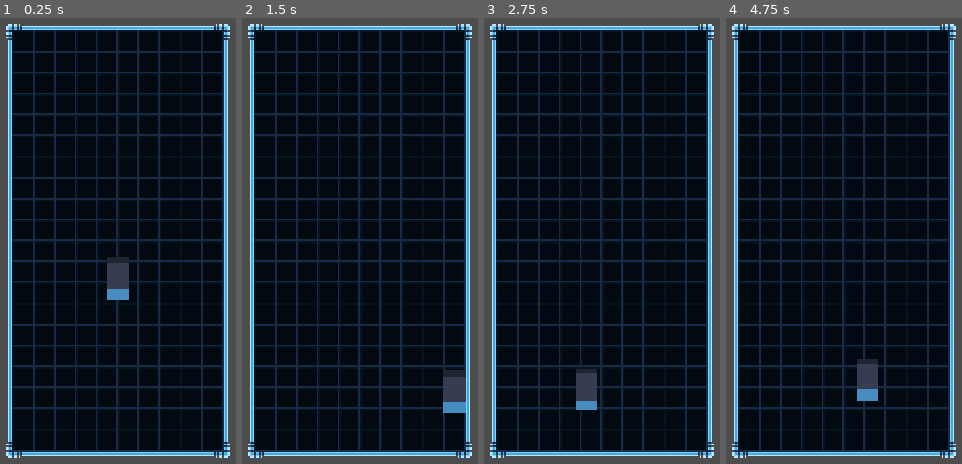
Above: before the commit, frames 1-4 (left to right).
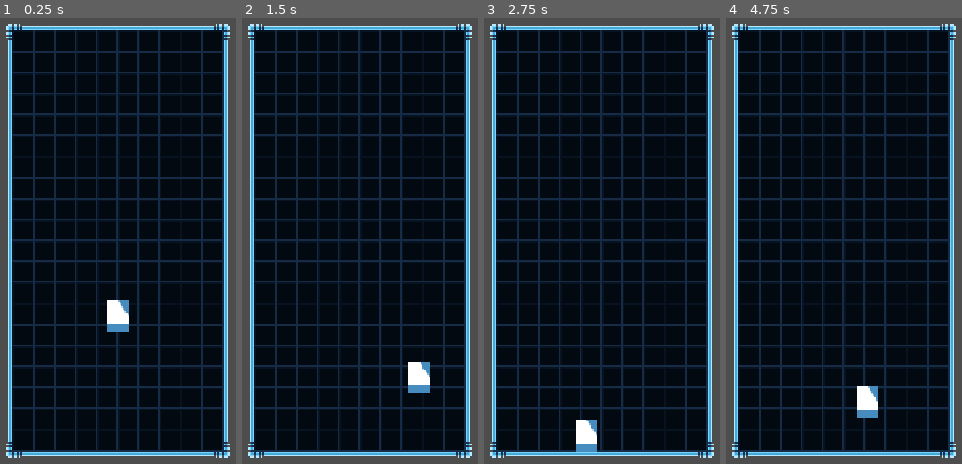
Above: after the commit, the same moments.

Repository: BaoQui/tetris-battler
Game: Godot game, scene res://Scenes/main_scene.tscn
Two runs of this game, one before a commit and one after it. Both use one fixed random seed, a clock stepped at 60 frames per second and the inputs below. The engine's default icon, where the game draws it, is replaced by a stand-in: a white triangle on a blue panel in a dark square.
Inputs:
- Up to frame 1 (0.25 s): no input
- Up to frame 2 (1.5 s): tap Enter (ui_accept) at 0.5 s; hold S (crouch, bound only after the commit) 0.53-1.28 s; hold D (player_right) from 0.53 s (still down); tap Space (player_jump) at 0.77, 0.8, 1.07, 1.35 s
- Up to frame 3 (2.75 s): tap Space (player_jump) at 1.52, 1.82, 2.3 s; tap S (crouch, bound only after the commit) at 1.55 s; release D (player_right) at 2.03 s; hold A (player_left) from 2.03 s (still down); hold S (crouch, bound only after the commit) from 2.03 s (still down)
- Up to frame 4 (4.75 s): release A (player_left) at 2.78 s; release S (crouch, bound only after the commit) at 2.78 s; hold D (player_right) 2.78-4.28 s; tap S (crouch, bound only after the commit) at 2.85, 4.35 s; tap Space (player_jump) at 3.02, 3.32, 4.52 s; hold Space (player_jump) 3.53-4.28 s; tap Enter (ui_accept) at 4.25 s; hold A (player_left) from 4.28 s (still down)

The runs differ from the first frame. In frame 1, 1.5% of the frame differs, in the area x 45-55%, y 53-71%; in frame 2, 1.6%, in the area x 70-95%, y 77-89%; in frame 3, 1.5%; in frame 4, 1.1%.

Commit message:
Wall Jump/ Movement Update

Diff:
--- a/player.gd
+++ b/player.gd
@@ -2,14 +2,36 @@
 
 
 const SPEED = 120
-const JUMP_VELOCITY = -275
+const JUMP_VELOCITY = -350
+@onready var coyote_timer: Timer = $CoyoteTimer
+@onready var input_buffer_timer: Timer = $InputBufferTimer
+
+#Jump Const and Variables
+var wall_jump_lock: float = 0.0
+const WALL_JUMP_LOCK_TIME: float = .18
+var wall_contact_coyote: float = 0.0
+const WALL_CONTACT_COYOTE_TIME: float = 0.2
+var look_dir_x: int = 1
+const WALL_JUMP_PUSH_FORCE: float = 250
+const VELOCITY_WEIGHT_X: float = .10
+var is_wall_sliding: bool = false
+const GRAVITY_NORMAl: float = 14.5
+const GRAVITY_WALL: float = 30
+const WALLJUMP_VELOCITY = -350
 
 
 func _physics_process(delta: float) -> void:
 	# Add the gravity.
 	if not is_on_floor():
+		var gravity = get_gravity()
 		velocity += get_gravity() * delta
-
+		if Input.is_action_pressed("player_jump") && velocity.y < 0:
+			if wall_jump_lock > 0.0:
+				velocity += gravity * .75 * delta
+			else:
+				velocity += gravity * .75 * delta
+		else:
+			velocity += gravity * delta
 	# Handle jump.
 	if Input.is_action_just_pressed("player_jump") and is_on_floor():
 		velocity.y = JUMP_VELOCITY
@@ -18,9 +40,65 @@
 	# As good practice, you should replace UI actions with custom gameplay actions.
 	var direction := Input.get_axis("player_left", "player_right")
 	#Movement Acceleration/Declea
-	if direction:
-		velocity.x = direction * SPEED
-	else:
-		velocity.x = move_toward(velocity.x, 0, SPEED)
+	_jump(delta, direction)
+	if wall_jump_lock <= 0.0:
+		if direction:
+			velocity.x = direction * SPEED
+		else:
+			velocity.x = move_toward(velocity.x, 0, SPEED)
 
 	move_and_slide()
+	wall_slide(delta)
+func _jump(delta, direction):
+		#When wall_jumping
+	if wall_jump_lock > 0.0:
+		wall_jump_lock -= delta
+		#Lerp(from, to weight) -> Current Velocity -> New Velocity -> Weight (For not snapping instantly to the new value but slowly: Game Feel)
+		velocity.x = lerp(velocity.x, direction * SPEED /2, VELOCITY_WEIGHT_X * 0.5)
+	else:
+		velocity.x = lerp(velocity.x, direction * SPEED /2, VELOCITY_WEIGHT_X)
+
+	if Input.is_action_just_pressed("player_jump"):
+		#Input Buffer (Makes it so you can queue a jump before you hit the ground)
+		$InputBufferTimer.start()
+
+	#Floor Reset values and Coyote Time starts on floor and restarts CoyoteTimer to max value
+	if is_on_floor():
+		#Coyote Timer (Makes it so you have some grace to jump after falling off the ledge)
+		$CoyoteTimer.start()
+
+	#Input Timer active (Pressed Jump Recently), Coyote Timer Active (Grace Active), and check_above(nothing straight above your head
+	if not $InputBufferTimer.is_stopped() and not $CoyoteTimer.is_stopped():
+		velocity.y = JUMP_VELOCITY
+		$CoyoteTimer.stop()
+		$InputBufferTimer.stop()
+	#Air Actions
+	elif !is_on_floor():
+
+		if Input.is_action_just_pressed("player_jump"):
+			#if on wall and press jump -> Wall Jump
+			if wall_contact_coyote > 0.0:
+				velocity.x = -look_dir_x * WALL_JUMP_PUSH_FORCE
+				velocity.y = WALLJUMP_VELOCITY
+
+				wall_jump_lock = WALL_JUMP_LOCK_TIME
+				wall_contact_coyote = 0.0
+
+
+		#if jump released, jump descends much faster so less floaty character
+		if Input.is_action_just_released("player_jump"):
+			velocity.y = velocity.y * .70
+
+func wall_slide(delta):
+	is_wall_sliding = !is_on_floor() and velocity.y > 0 and is_on_wall() and (Input.is_action_pressed("player_left") or Input.is_action_pressed("player_right"))
+
+	if is_wall_sliding:
+		look_dir_x = -int(get_wall_normal().x)
+		wall_contact_coyote = WALL_CONTACT_COYOTE_TIME
+		if Input.is_action_pressed("crouch"):
+			velocity.y = GRAVITY_WALL + 50
+		else:
+			velocity.y = GRAVITY_WALL
+
+	else:
+		wall_contact_coyote = max(wall_contact_coyote - delta, 0.0)
--- a/player.tscn
+++ b/player.tscn
@@ -5,7 +5,7 @@
 
 [sub_resource type="AtlasTexture" id="AtlasTexture_onrkg"]
 atlas = ExtResource("1_4flbx")
-region = Rect2(64, 0, 16, 32)
+region = Rect2(64, 48, 16, 24)
 
 [sub_resource type="SpriteFrames" id="SpriteFrames_wc2rq"]
 animations = [{
@@ -19,7 +19,7 @@
 }]
 
 [sub_resource type="RectangleShape2D" id="RectangleShape2D_l1w6i"]
-size = Vector2(16, 32)
+size = Vector2(16, 24)
 
 [node name="player" type="CharacterBody2D" unique_id=1237093389]
 script = ExtResource("1_onrkg")
@@ -29,3 +29,11 @@
 
 [node name="CollisionShape2D" type="CollisionShape2D" parent="." unique_id=2111191397]
 shape = SubResource("RectangleShape2D_l1w6i")
+
+[node name="CoyoteTimer" type="Timer" parent="." unique_id=1291129459]
+wait_time = 0.083
+one_shot = true
+
+[node name="InputBufferTimer" type="Timer" parent="." unique_id=301609170]
+wait_time = 0.083
+one_shot = true
--- a/project.godot
+++ b/project.godot
@@ -39,6 +39,11 @@
 "events": [Object(InputEventKey,"resource_local_to_scene":false,"resource_name":"","device":-1,"window_id":0,"alt_press …(191 unchanged characters)…
 ]
 }
+crouch={
+"deadzone": 0.2,
+"events": [Object(InputEventKey,"resource_local_to_scene":false,"resource_name":"","device":-1,"window_id":0,"alt_pressed":false,"shift_pressed":false,"ctrl_pressed":false,"meta_pressed":false,"pressed":false,"keycode":0,"physical_keycode":83,"key_label":0,"unicode":115,"location":0,"echo":false,"script":null)
+]
+}
 
 [physics]
 
